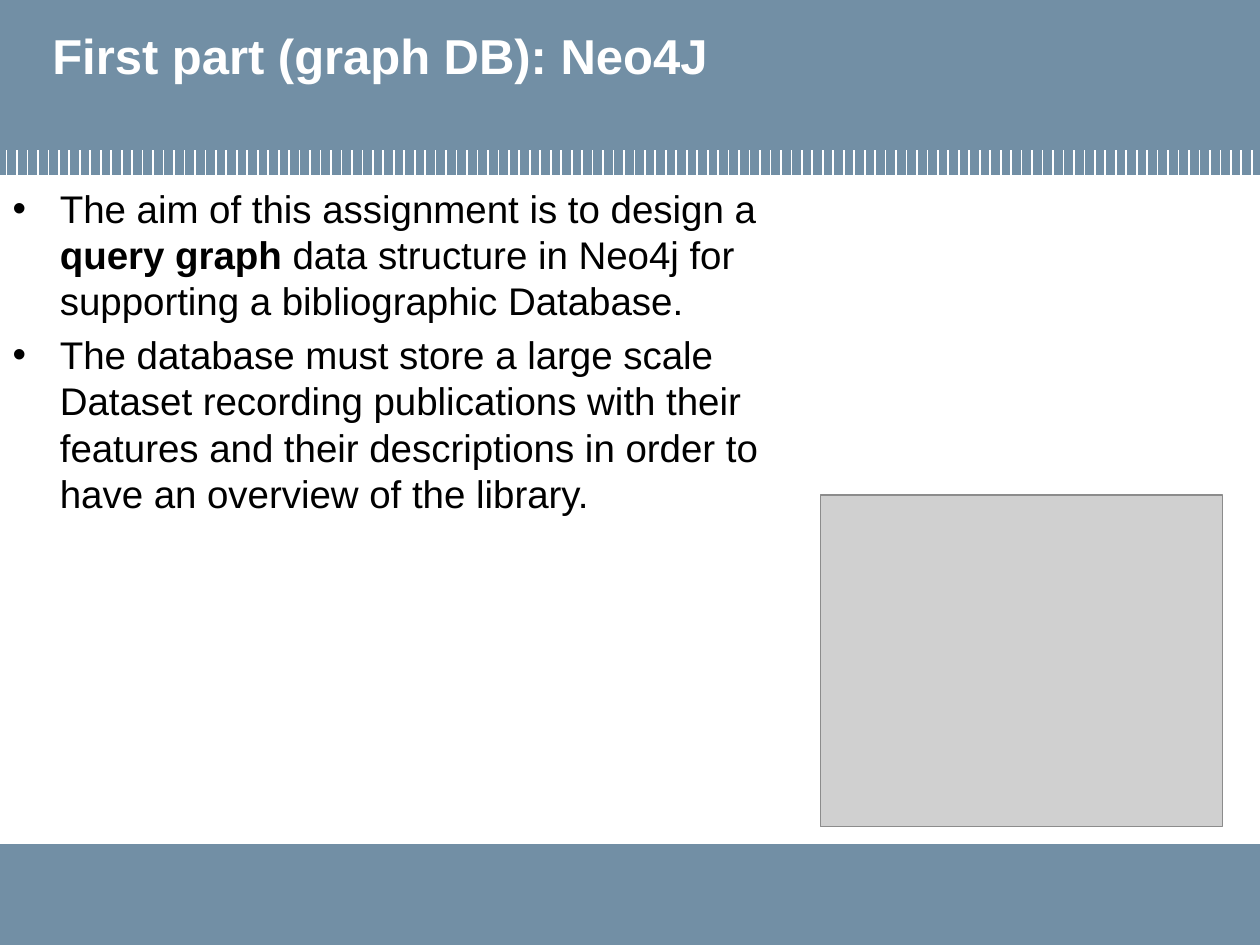
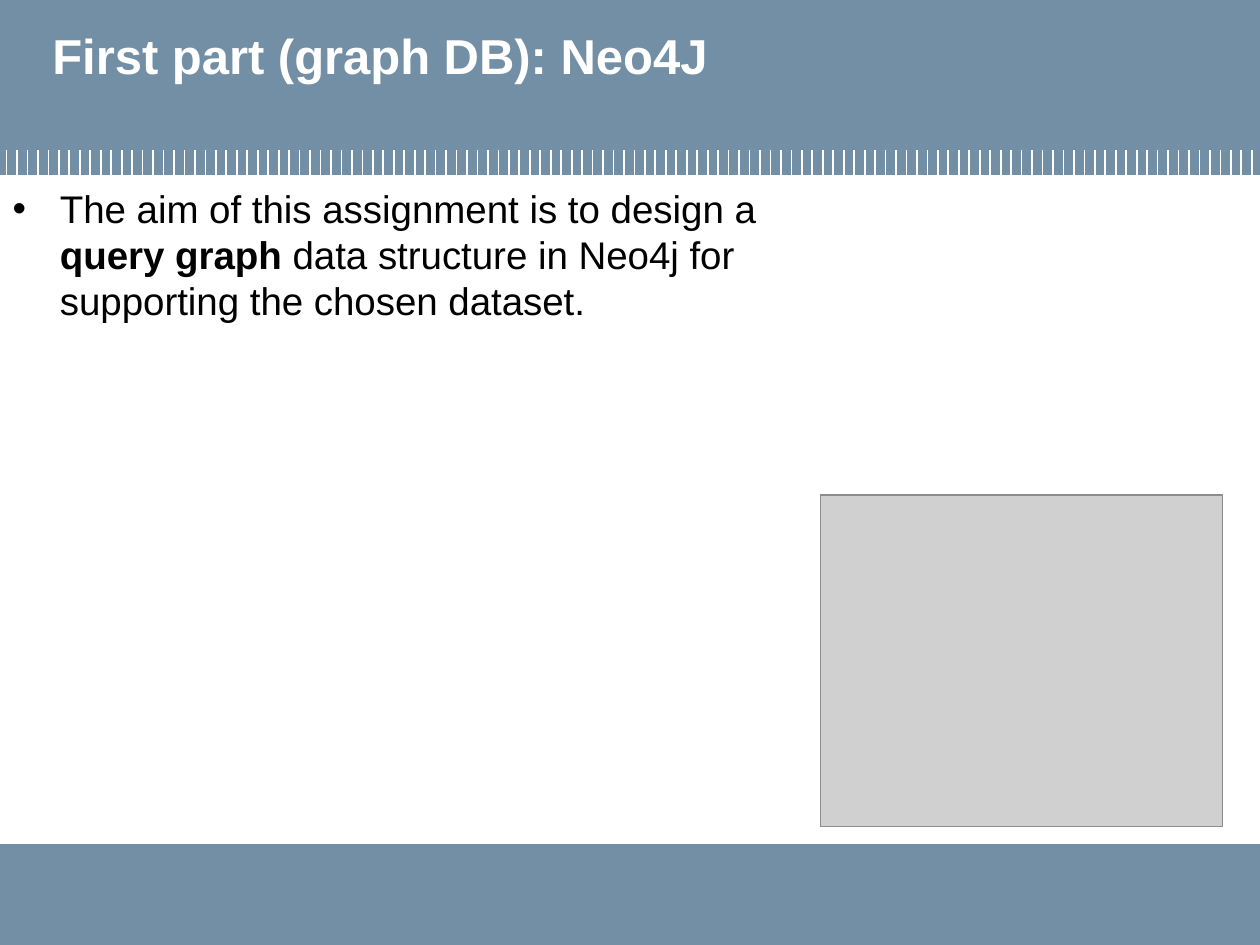
Before and after one commit to MarcoLucaPrevitera/BigData-Project, a slide deck: slide 18 of Presentation/FinalPresentation.pptx (slide 17 before the commit). Drawn at 1260x945 pixels with LibreOffice and Linux fonts; fonts in the diff are those of the drawing; grey boxes stand for pictures; background and template pictures are left out. Boxes give left, top, right and bottom in pixels: in the first picture for what was removed or moved away, otherwise in the second. Text is boxed around its words. In the diff, an @@ line names an element or a change of style, - is before the commit and + after.

```diff
--- a/Presentation/FinalPresentation.pptx
+++ b/Presentation/FinalPresentation.pptx
@@ text at box(60, 195, 756, 323): text changed @@
-• The aim of this assignment is to design a query graph data structure in Neo4j for supporting a bibliographic Database.
-• The database must store a large scale Dataset recording publications with their features and their descriptions in order to have an overview of the library.
+• The aim of this assignment is to design a query graph data structure in Neo4j for supporting the chosen dataset.
```
Also in this commit, not shown: 11 other slides changed, 2 slides added, 1 other file.
